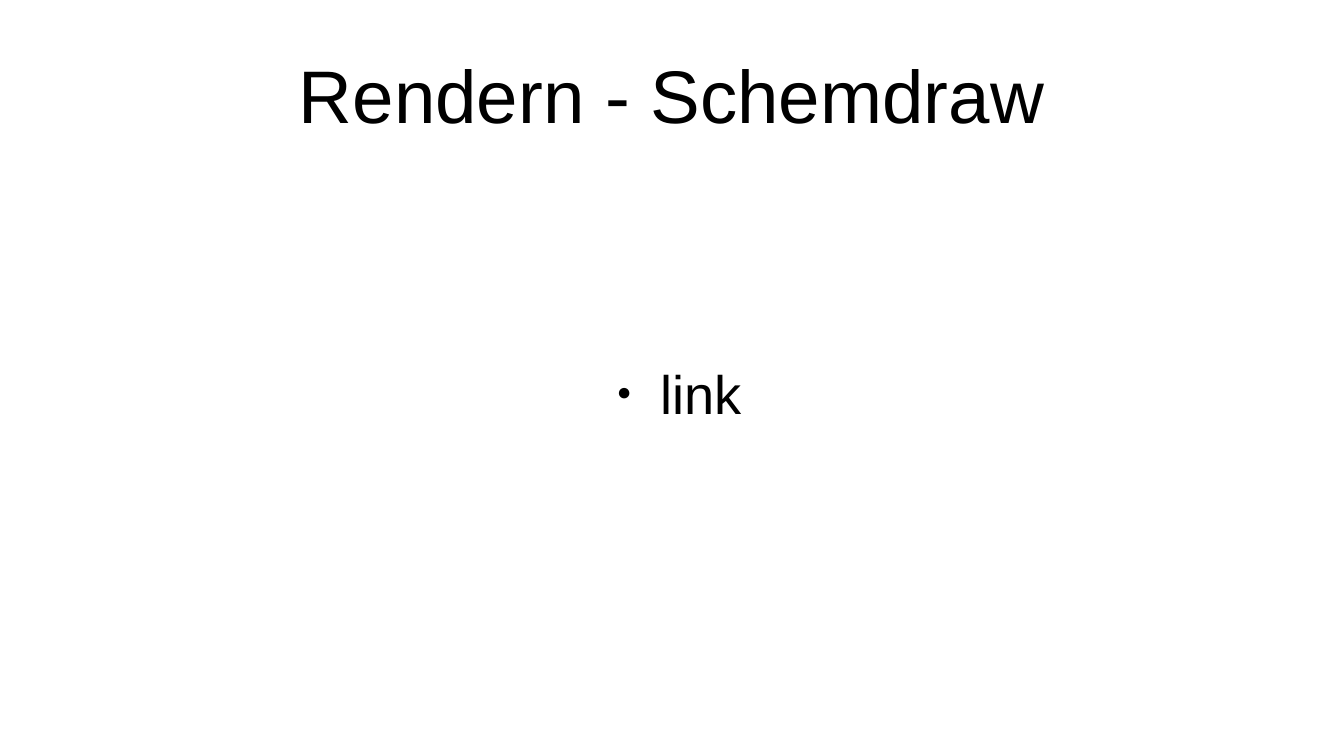
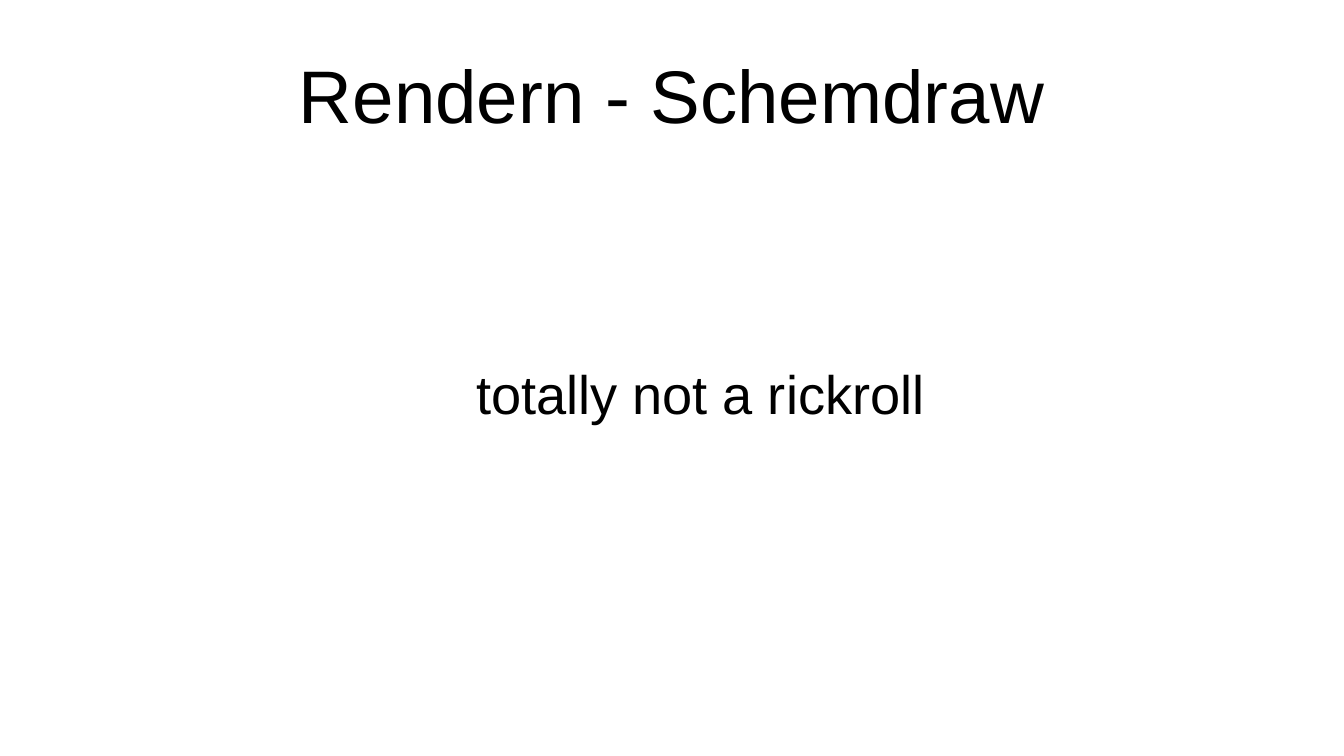
Before and after one commit to HeIIow2/physik_schaltkreise, a slide deck: slide 23 of präsentation/präsentation.odp (slide 28 before the commit). Drawn at 1344x756 pixels with LibreOffice and Linux fonts; fonts in the diff are those of the drawing. Boxes give left, top, right and bottom in pixels: in the first picture for what was removed or moved away, otherwise in the second. Text is boxed around its words. In the diff, an @@ line names an element or a change of style, - is before the commit and + after.

```diff
--- a/präsentation/präsentation.odp
+++ b/präsentation/präsentation.odp
@@ text at (476, 374, 924, 423): text changed @@
-● link
+totally not a rickroll
```
Also in this commit, not shown: 3 other slides changed, 2 slides added, 7 slides removed.
